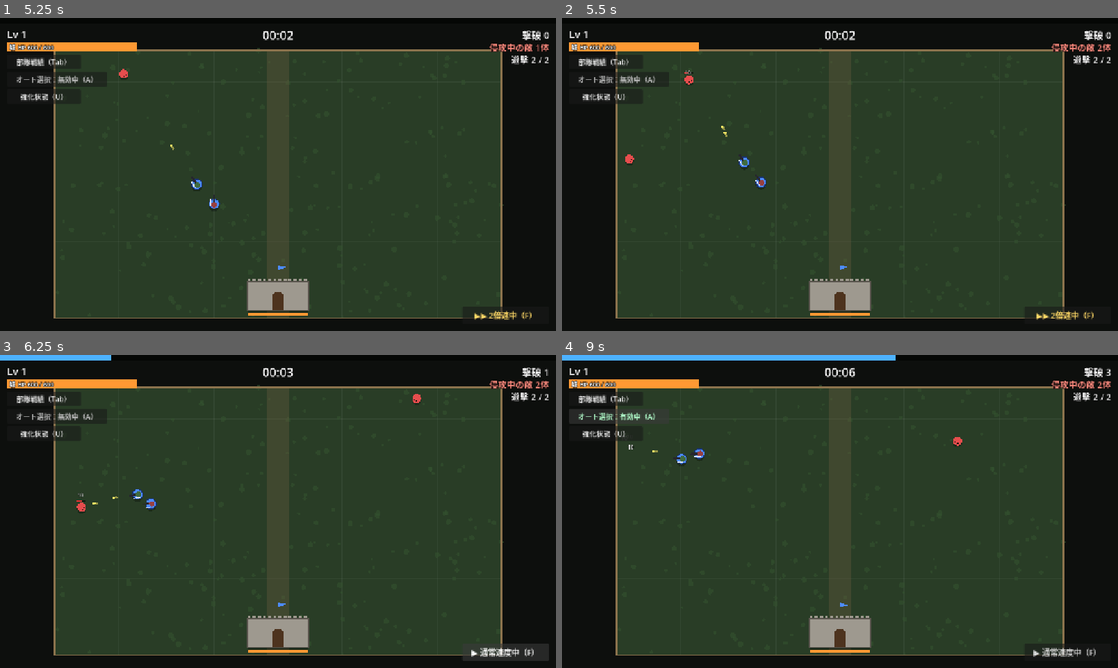
Above: before the commit, frames 1-4 (two rows, left to right).
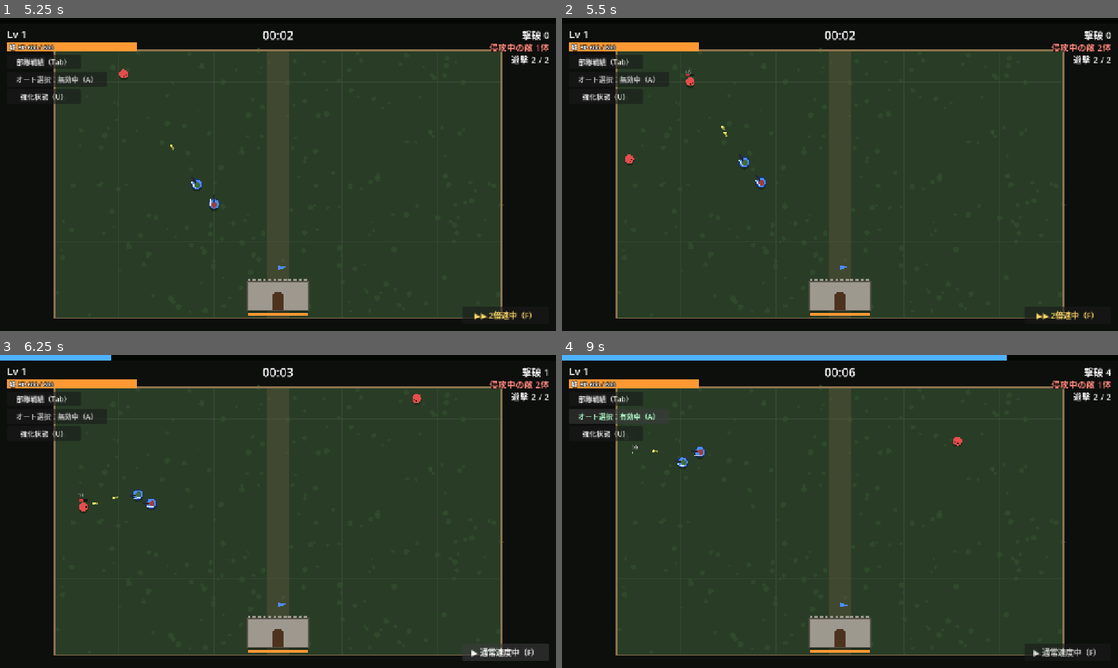
Above: after the commit, the same moments.

Repository: sukepuu/vgnfhusi4v3128904cmtu31
Game: Godot game, scene res://scenes/main.tscn
The game is run twice, just before and just after one commit, with the same random seed, the same clock (stepped at 60 frames per second) and the same inputs.
Inputs:
- Up to frame 1 (5.25 s): click "部隊戦績（Tab）" at 0.5 s; click "オート選択：無効中（A）" at 1.25 s; click "強化状態（U）" at 2 s; click "▶ 通常速度中（F）" at 2.75 s; click "閉じる（Tab）" at 3.5 s; tap Enter at 4.25 s; tap R at 4.35 s; tap F at 5.1 s
- Up to frame 2 (5.5 s): no input
- Up to frame 3 (6.25 s): click "▶▶ 2倍速中（F）" at 5.75 s
- Up to frame 4 (9 s): hold A 6.53-7.25 s; tap 1 at 6.6 s; click "オート選択：有効中（A）" at 7.25 s; hold A from 8.03 s (still down); tap 2 at 8.1 s; tap 3 at 8.85 s

Frame 1 is identical in both runs. In frame 2, less than 0.1% of the frame differs, in the area x 22-24%, y 17-22%; in frame 3, less than 0.1%; in frame 4, 0.5%, in the area x 12-99%, y 0-37%.

Commit message:
Shots no longer knock enemies back
Co-Authored-By: Claude Opus 5.5 <noreply@anthropic.com>
Claude-Session: https://claude.ai/code/session_011NyugcHQ7VLrKVd7aaRyr2

Diff:
--- a/auto_soldier/scripts/bullet.gd
+++ b/auto_soldier/scripts/bullet.gd
@@ -109,7 +109,8 @@
 				e.mark_left = 6.0
 			if confuse_on_hit > 0.0:
 				e.confuse(confuse_on_hit)
-			e.take_damage(damage, velocity.normalized() * 120.0, src)
+			# 射撃では敵を押し戻さない（ノックバックなし）
+			e.take_damage(damage, Vector2.ZERO, src)
 			if first_blast_radius > 0.0:
 				game.explode(global_position, first_blast_radius, first_blast_damage, src, Color(1.0, 0.5, 0.2), 0.0, 300.0)
 				first_blast_radius = 0.0
--- a/auto_soldier/scripts/missile.gd
+++ b/auto_soldier/scripts/missile.gd
@@ -100,7 +100,8 @@
 		_hit[e] = true
 		match kind:
 			"homing":
-				e.take_damage(damage, velocity.normalized() * 100.0, src)
+				# 追尾火矢・鳩も射撃なのでノックバックなし
+				e.take_damage(damage, Vector2.ZERO, src)
 				game.explode(global_position, 55.0, damage * 0.5, src, Color(1.0, 0.5, 0.15), 0.0, 120.0)
 				if look == "bird" and is_instance_valid(e) and not e.dead:
 					# 鳩：敵が生き残っていたらくっついて、1秒ごとに2回つつく
Not shown, changed: auto_soldier/README.md
